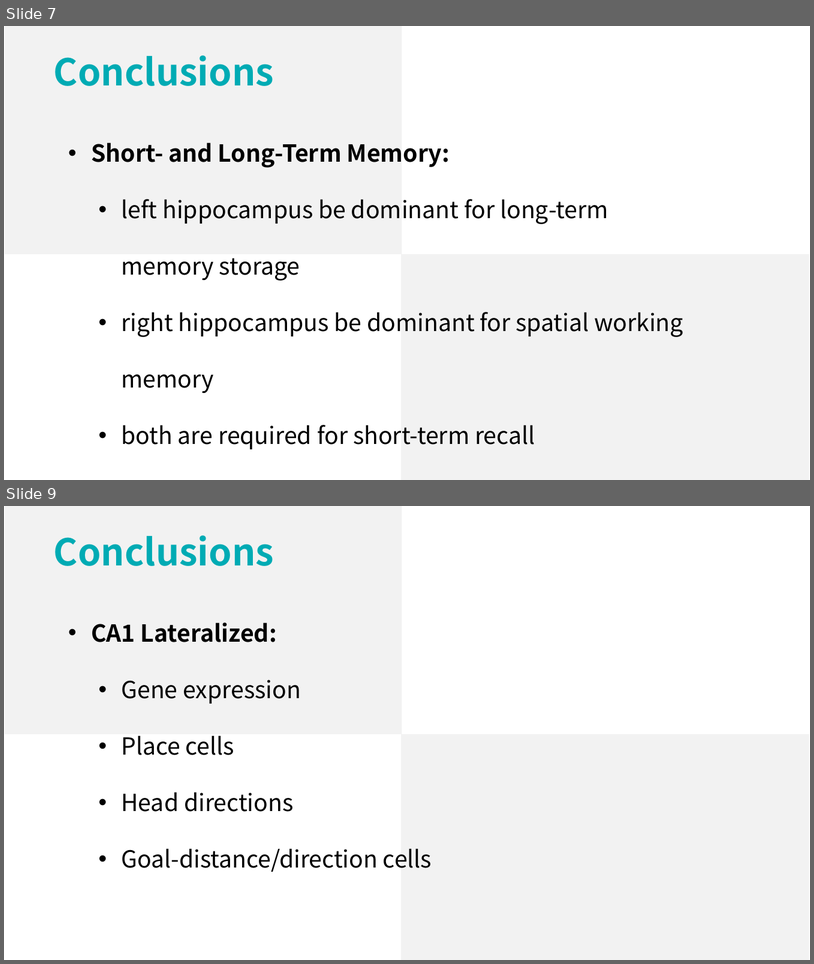
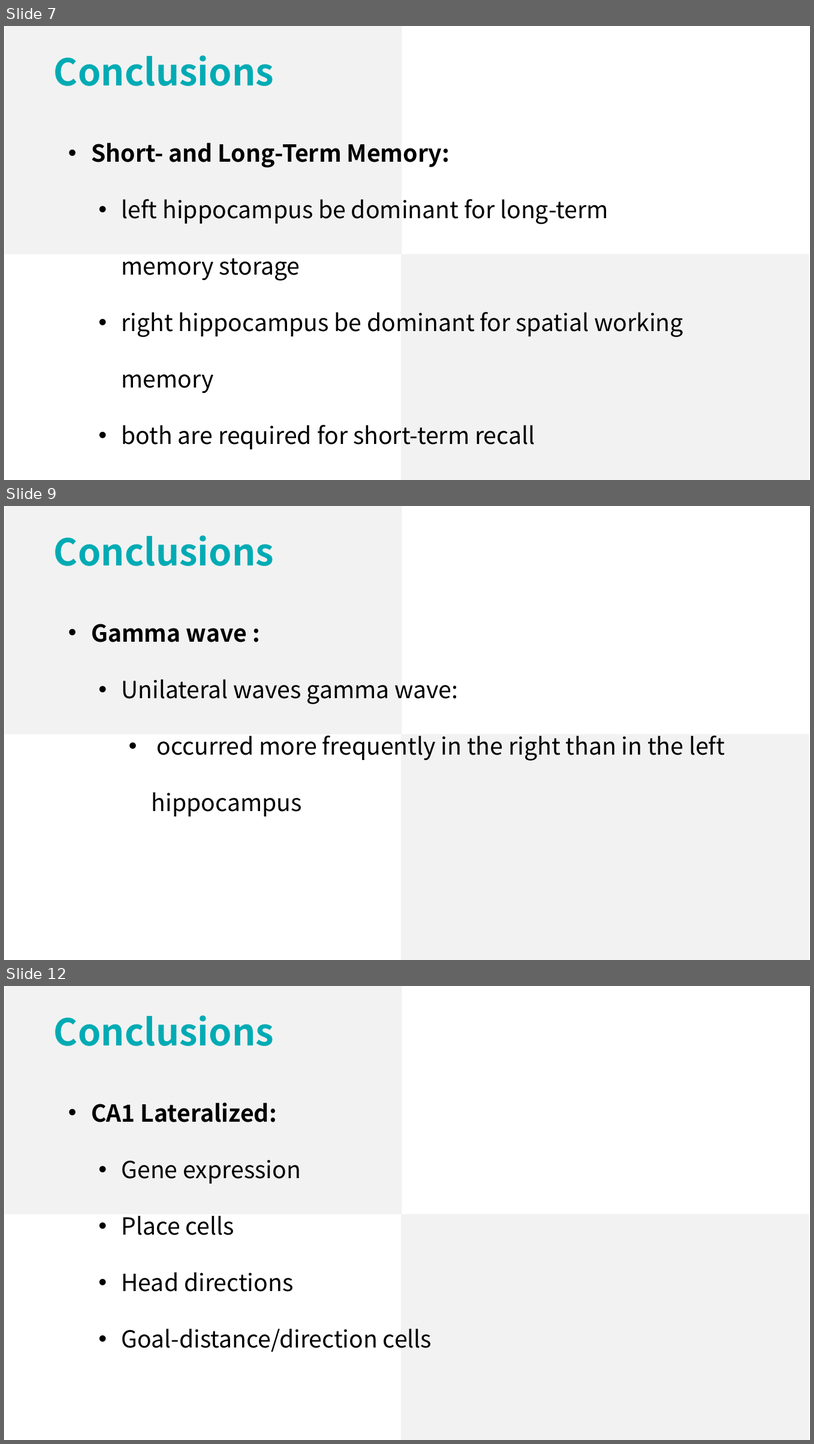
Before and after one commit to lsyoath/sheepy, a slide deck: Event/Lateralization.pptx. Shown one above the other, each under a label of ours: slides 7 and 9 before the commit, slides 7, 9 and 12 after it; the slides between them are not shown. The pictures are 814x964 and 814x1444 pixels, drawn with LibreOffice and Linux fonts; fonts in the diff are those of the drawing. Boxes give left, top, right and bottom in pixels: in the first picture for what was removed or moved away, otherwise in the second. Text is boxed around its words. In the diff, an @@ line names an element or a change of style, - is before the commit and + after.

```diff
--- a/Event/Lateralization.pptx
+++ b/Event/Lateralization.pptx
@@ slide 9 added at box(4, 506, 810, 960), background #FFFFFF @@
@@ rectangle added at box(5, 506, 402, 734), fill #F2F2F2 @@
@@ text added at box(54, 535, 274, 566), 44 pt, text #00ABB4, bold @@
+Conclusions
@@ text added at box(91, 624, 725, 816), 28 pt, text #000000 @@
+• Gamma wave :
+  • Unilateral waves gamma wave:
+    • occurred more frequently in the right than in the left hippocampus
@@ rectangle added at box(401, 734, 810, 960), fill #F2F2F2 @@
@@ what was slide 9 is now slide 12 @@
```
Also in this commit, not shown: 1 slide changed, 2 other slides added.
